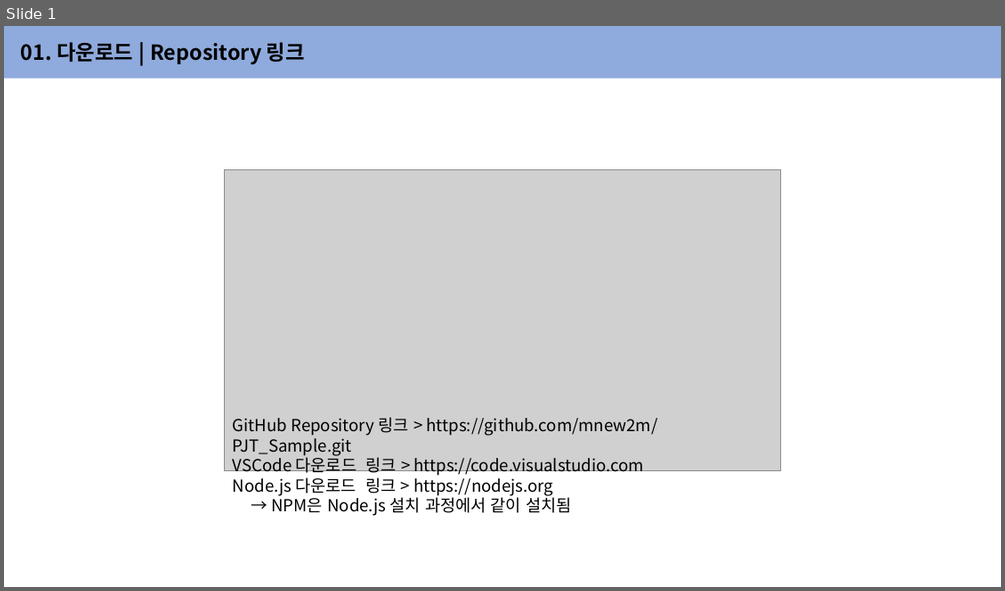
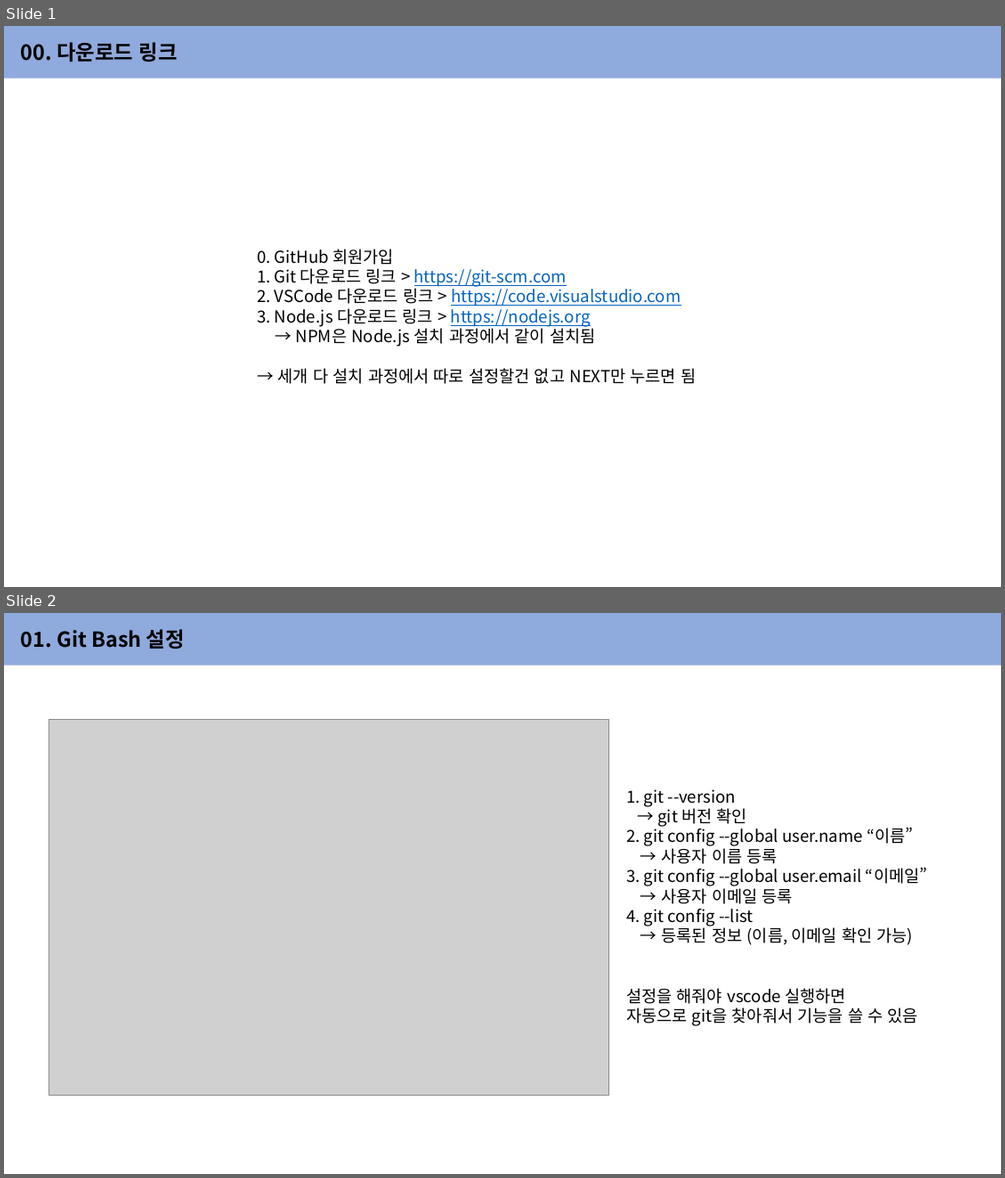
Before and after one commit to mnew2m/MC_Framework, a slide deck: Setting/VSCode Setting.pptx. Shown one above the other, each under a label of ours: slide 1 before the commit, slides 1 and 2 after it. The pictures are 1005x591 and 1005x1178 pixels, drawn with LibreOffice and Linux fonts; fonts in the diff are those of the drawing; grey boxes stand for pictures. Boxes give left, top, right and bottom in pixels: in the first picture for what was removed or moved away, otherwise in the second. Text is boxed around its words. In the diff, an @@ line names an element or a change of style, - is before the commit and + after.

```diff
--- a/Setting/VSCode Setting.pptx
+++ b/Setting/VSCode Setting.pptx
@@ slide 2 added at (x1=4, y1=613, x2=1001, y2=1174), background #FFFFFF @@
@@ rectangle added at (x1=4, y1=613, x2=1001, y2=666), fill #8FAADC, 20 pt, text #000000, bold @@
+01. Git Bash 설정
@@ picture added at (x1=48, y1=719, x2=609, y2=1094) @@
@@ text added at (x1=626, y1=789, x2=927, y2=1026), 16 pt, text #000000 @@
+1. git --version
+→ git 버전 확인
+2. git config --global user.name “이름”
+→ 사용자 이름 등록
+3. git config --global user.email “이메일”
+→ 사용자 이메일 등록
+4. git config --list
+→ 등록된 정보 (이름, 이메일 확인 가능)
+설정을 해줘야 vscode 실행하면
+자동으로 git을 찾아줘서 기능을 쓸 수 있음
@@ slide 1 changed as well @@
@@ text in rectangle at (x1=21, y1=42, x2=178, y2=62): text changed @@
-01. 다운로드 | Repository 링크
+00. 다운로드 링크
@@ picture removed at (x1=225, y1=169, x2=780, y2=471) @@
@@ text "0. GitHub 회원가입" moved from (x1=233, y1=417, x2=658, y2=513) to (x1=257, y1=248, x2=696, y2=384) @@
@@ text at (x1=257, y1=248, x2=680, y2=327): text changed; text colour #000000 to #0563C1 @@
-GitHub Repository 링크 > https://github.com/mnew2m/PJT_Sample.git
-VSCode 다운로드 링크 > https://code.visualstudio.com
-Node.js 다운로드 링크 > https://nodejs.org
+0. GitHub 회원가입
+1. Git 다운로드 링크 > https://git-scm.com
+2. VSCode 다운로드 링크 > https://code.visualstudio.com
+3. Node.js 다운로드 링크 > https://nodejs.org
@@ text at (x1=278, y1=368, x2=696, y2=384): paragraph added @@
+→ 세개 다 설치 과정에서 따로 설정할건 없고 NEXT만 누르면 됨
```
Also in this commit, not shown: 2 other slides changed, 3 other slides added.
